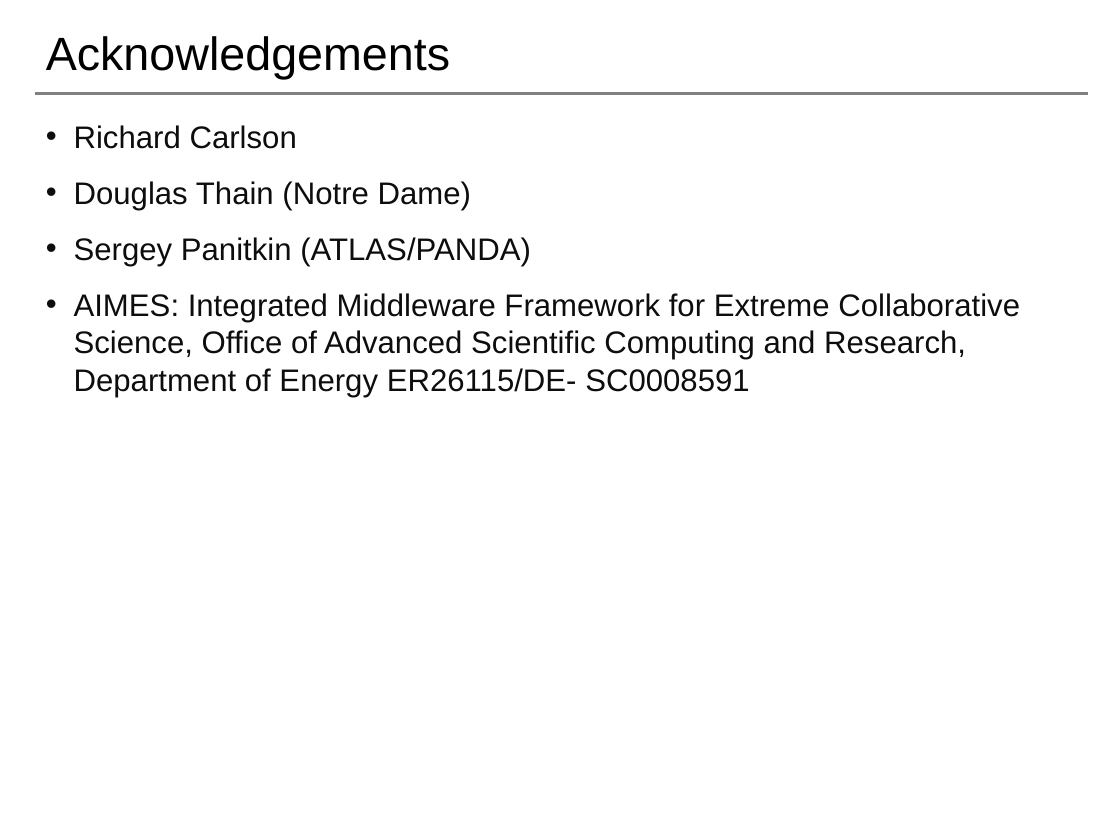
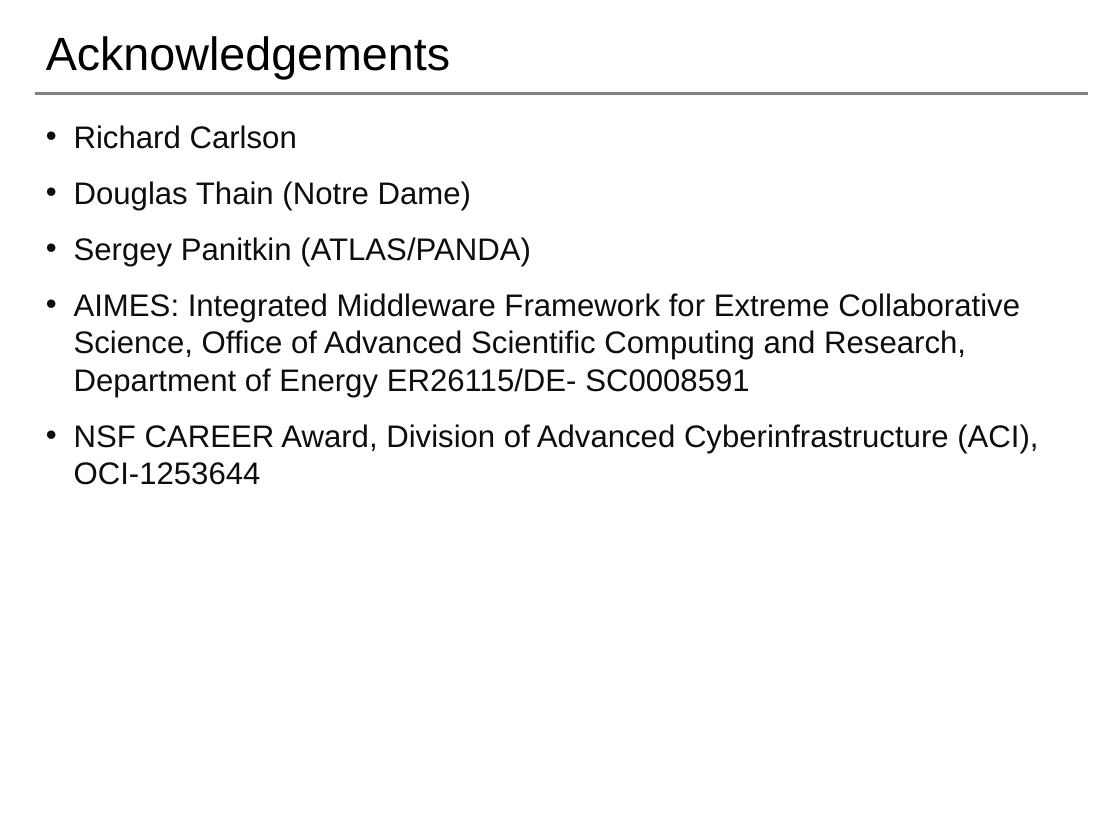
Before and after one commit to saga-project/NGMW, a slide deck: slide 24 of presentations/radical-modsim.pptx. Drawn at 1120x840 pixels with LibreOffice and Linux fonts; fonts in the diff are those of the drawing; background and template pictures are left out. Boxes give left, top, right and bottom in pixels: in the first picture for what was removed or moved away, otherwise in the second. Text is boxed around its words. In the diff, an @@ line names an element or a change of style, - is before the commit and + after.

```diff
--- a/presentations/radical-modsim.pptx
+++ b/presentations/radical-modsim.pptx
@@ text at box(74, 424, 1038, 485): paragraph added @@
+• NSF CAREER Award, Division of Advanced Cyberinfrastructure (ACI), OCI-1253644
```
Also in this commit, not shown: 5 other slides changed.
